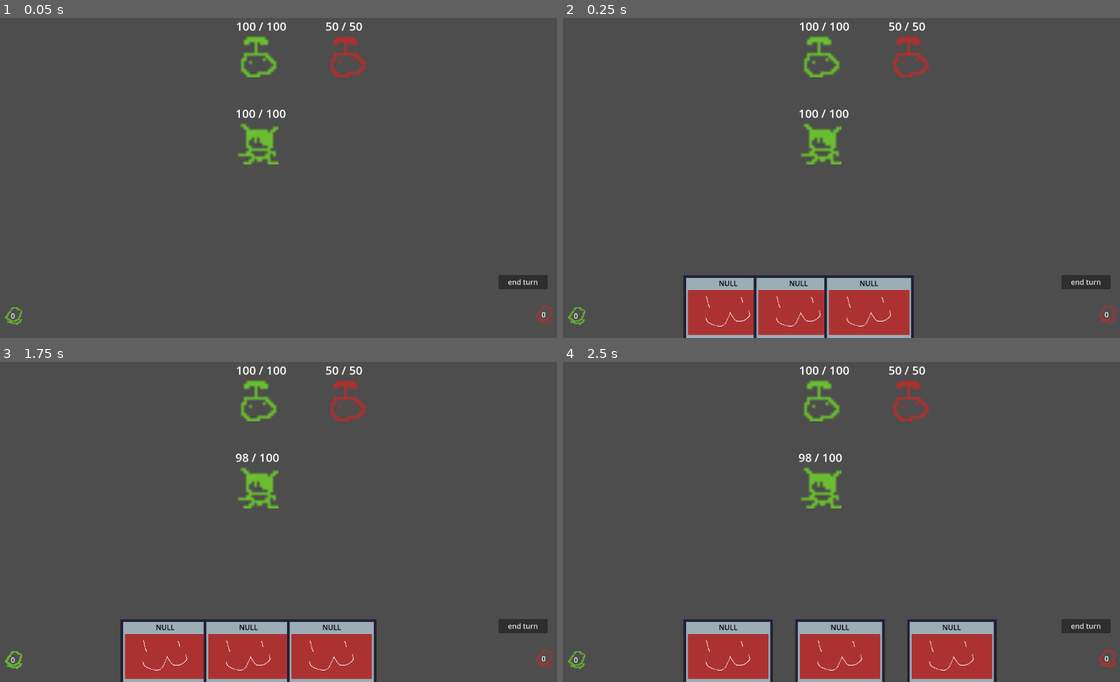
Above: before the commit, frames 1-4 (two rows, left to right).
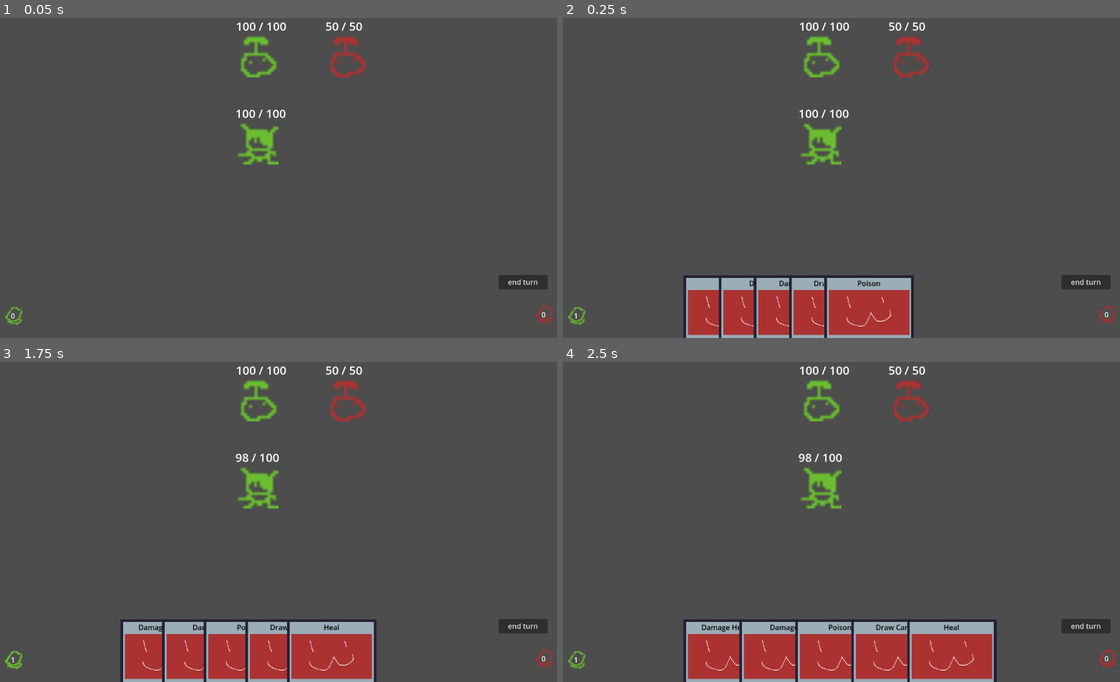
Above: after the commit, the same moments.

Repository: Saplings-Projects/1M_sub
Game: Godot game, scene res://#Scenes/TestingScene.tscn
Two runs of this game, one before a commit and one after it. Both use one fixed random seed, a clock stepped at 60 frames per second and the inputs below.
Inputs:
- Up to frame 1 (0.05 s): no input
- Up to frame 2 (0.25 s): no input
- Up to frame 3 (1.75 s): click "end turn" at 0.5 s; click "0" (after the commit: "1") at 1.25 s
- Up to frame 4 (2.5 s): click "0" at 2 s

Frame 1 is identical in both runs. In frame 2, 0.5% of the frame differs, in the area x 1-57%, y 81-100%; in frame 3, 0.6%; in frame 4, 2.4%, in the area x 1-72%, y 80-100%.

Commit message:
Add cards default hand in TestingScene for testing

Diff:
--- a/#Scenes/TestingScene.tscn
+++ b/#Scenes/TestingScene.tscn
@@ -1,57 +1,20 @@
-[gd_scene load_steps=14 format=3 uid="uid://87fedoq257xg"]
+[gd_scene load_steps=16 format=3 uid="uid://87fedoq257xg"]
 
 [ext_resource type="Script" path="res://Cards/CardContainer.gd" id="1_cwemj"]
 [ext_resource type="PackedScene" uid="uid://caxbd2ppk3ans" path="res://Cards/Card.tscn" id="2_tx1h0"]
 [ext_resource type="PackedScene" uid="uid://clmg3l3n28x38" path="res://Entity/Player/Player.tscn" id="3_4psp7"]
-[ext_resource type="Script" path="res://Cards/CardBase.gd" id="5_obxy7"]
+[ext_resource type="Resource" uid="uid://0x385c3nuq8f" path="res://Cards/Resource/Card_DamageAll.tres" id="5_0xkni"]
+[ext_resource type="Resource" uid="uid://5yn4t13kwwoo" path="res://Cards/Resource/Card_DamageHealth.tres" id="6_suulu"]
+[ext_resource type="Resource" uid="uid://dxgoopi1roxu4" path="res://Cards/Resource/Card_Damage.tres" id="7_lb4jj"]
+[ext_resource type="Resource" uid="uid://bo7u4vmuakwj8" path="res://Cards/Resource/Card_DrawCards.tres" id="8_ac0op"]
 [ext_resource type="PackedScene" uid="uid://bcpmrmofcilbn" path="res://Core/Battler.tscn" id="8_qtw1k"]
 [ext_resource type="Script" path="res://UI/DrawPileUISetter.gd" id="8_voref"]
+[ext_resource type="Resource" uid="uid://d12g33rc6c3u5" path="res://Cards/Resource/Card_Heal.tres" id="9_lin0v"]
+[ext_resource type="Resource" uid="uid://ctx8jsvac84so" path="res://Cards/Resource/Card_Poison.tres" id="10_5fv5a"]
 [ext_resource type="Script" path="res://UI/DiscardPileUISetter.gd" id="10_pqly7"]
 [ext_resource type="Texture2D" uid="uid://caemucaya30wh" path="res://Cards/draw_pile.png" id="11_pw70x"]
 [ext_resource type="Texture2D" uid="uid://d4muqvs3etnr8" path="res://Cards/discard_pile.png" id="12_kxw48"]
 [ext_resource type="Script" path="res://UI/EndTurnButton.gd" id="14_dpe64"]
-
-[sub_resource type="Resource" id="Resource_qq156"]
-script = ExtResource("5_obxy7")
-damage_to_apply_to_target = 0.0
-damage_to_apply_to_caster = 0.0
-buffs_to_apply_to_target = Array[Resource("res://Buffs/BuffBase.gd")]([])
-buffs_to_apply_to_caster = Array[Resource("res://Buffs/BuffBase.gd")]([])
-affect_all_targets = false
-affect_all_casters = false
-amount_of_cards_to_draw = 0
-amount_of_cards_to_discard = 0
-application_type = 1
-card_title = "NULL"
-card_description = "NULL"
-
-[sub_resource type="Resource" id="Resource_wodrl"]
-script = ExtResource("5_obxy7")
-damage_to_apply_to_target = 0.0
-damage_to_apply_to_caster = 0.0
-buffs_to_apply_to_target = Array[Resource("res://Buffs/BuffBase.gd")]([])
-buffs_to_apply_to_caster = Array[Resource("res://Buffs/BuffBase.gd")]([])
-affect_all_targets = false
-affect_all_casters = false
-amount_of_cards_to_draw = 0
-amount_of_cards_to_discard = 0
-application_type = 1
-card_title = "NULL"
-card_description = "NULL"
-
-[sub_resource type="Resource" id="Resource_1agst"]
-script = ExtResource("5_obxy7")
-damage_to_apply_to_target = 0.0
-damage_to_apply_to_caster = 0.0
-buffs_to_apply_to_target = Array[Resource("res://Buffs/BuffBase.gd")]([])
-buffs_to_apply_to_caster = Array[Resource("res://Buffs/BuffBase.gd")]([])
-affect_all_targets = false
-affect_all_casters = false
-amount_of_cards_to_draw = 0
-amount_of_cards_to_discard = 0
-application_type = 1
-card_title = "NULL"
-card_description = "NULL"
 
 [node name="TestingScene" type="Node2D"]
 
@@ -65,7 +28,7 @@
 card_scene = ExtResource("2_tx1h0")
 total_hand_width = 500.0
 card_queued_offset = 200.0
-default_deck = Array[ExtResource("5_obxy7")]([SubResource("Resource_qq156"), SubResource("Resource_wodrl"), SubResource("Resource_1agst")])
+default_deck = Array[Resource("res://Cards/CardBase.gd")]([ExtResource("5_0xkni"), ExtResource("6_suulu"), ExtResource("7_lb4jj"), ExtResource("8_ac0op"), ExtResource("9_lin0v"), ExtResource("10_5fv5a")])
 
 [node name="CanvasLayer" type="CanvasLayer" parent="."]
 
--- a/Cards/Resource/Card_Poison.tres
+++ b/Cards/Resource/Card_Poison.tres
@@ -17,6 +17,8 @@
 buffs_to_apply_to_caster = Array[Resource("res://Buffs/BuffBase.gd")]([])
 affect_all_targets = false
 affect_all_casters = false
+amount_of_cards_to_draw = 0
+amount_of_cards_to_discard = 0
 application_type = 1
 card_title = "Poison"
 card_description = "Apply 3 poison"
